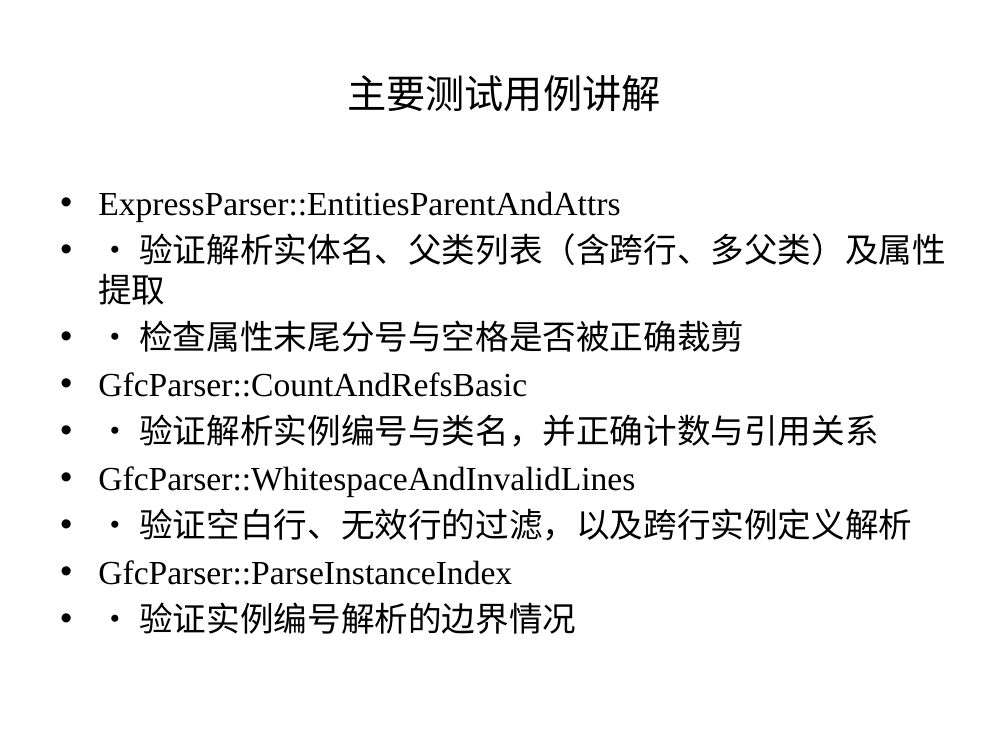
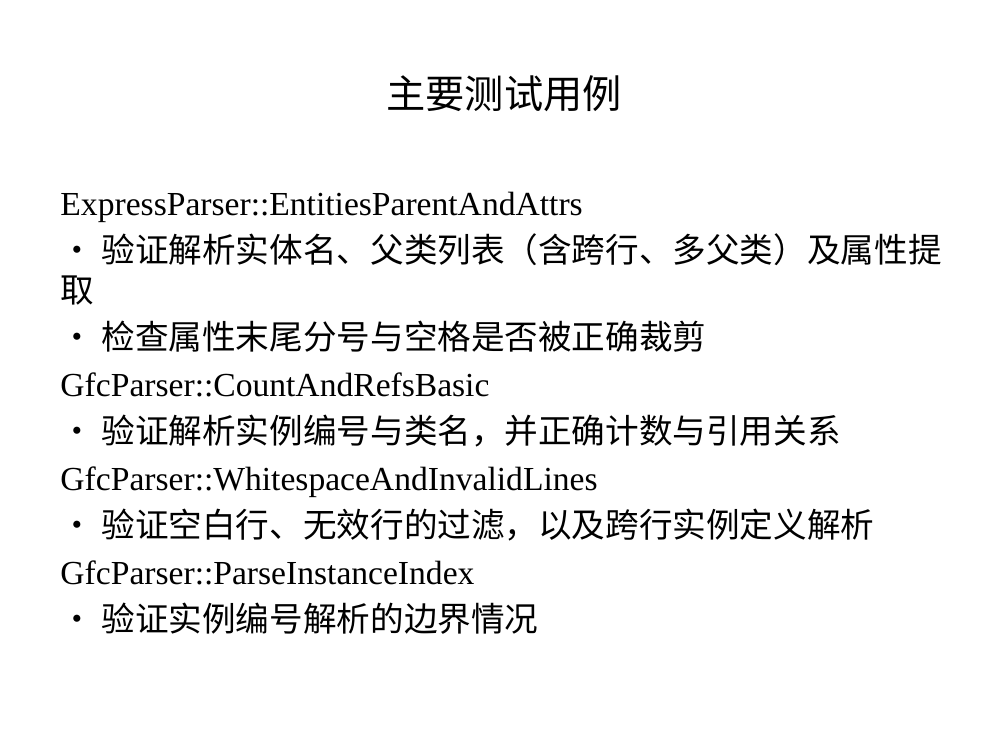
Before and after one commit to azadkong/TOT2025, a slide deck: slide 14 of TOT2025_presentation.pptx. Drawn at 1008x756 pixels with LibreOffice and Linux fonts; fonts in the diff are those of the drawing. Boxes give left, top, right and bottom in pixels: in the first picture for what was removed or moved away, otherwise in the second. Text is boxed around its words. In the diff, an @@ line names an element or a change of style, - is before the commit and + after.

```diff
--- a/TOT2025_presentation.pptx
+++ b/TOT2025_presentation.pptx
@@ title at (387, 75, 622, 111): text changed @@
-主要测试用例讲解
+主要测试用例
@@ text "ExpressParser::EntitiesParentAndAttrs" at (60, 191, 942, 634): bullet • to none @@
```
Also in this commit, not shown: 5 other slides changed, 1 other file.
